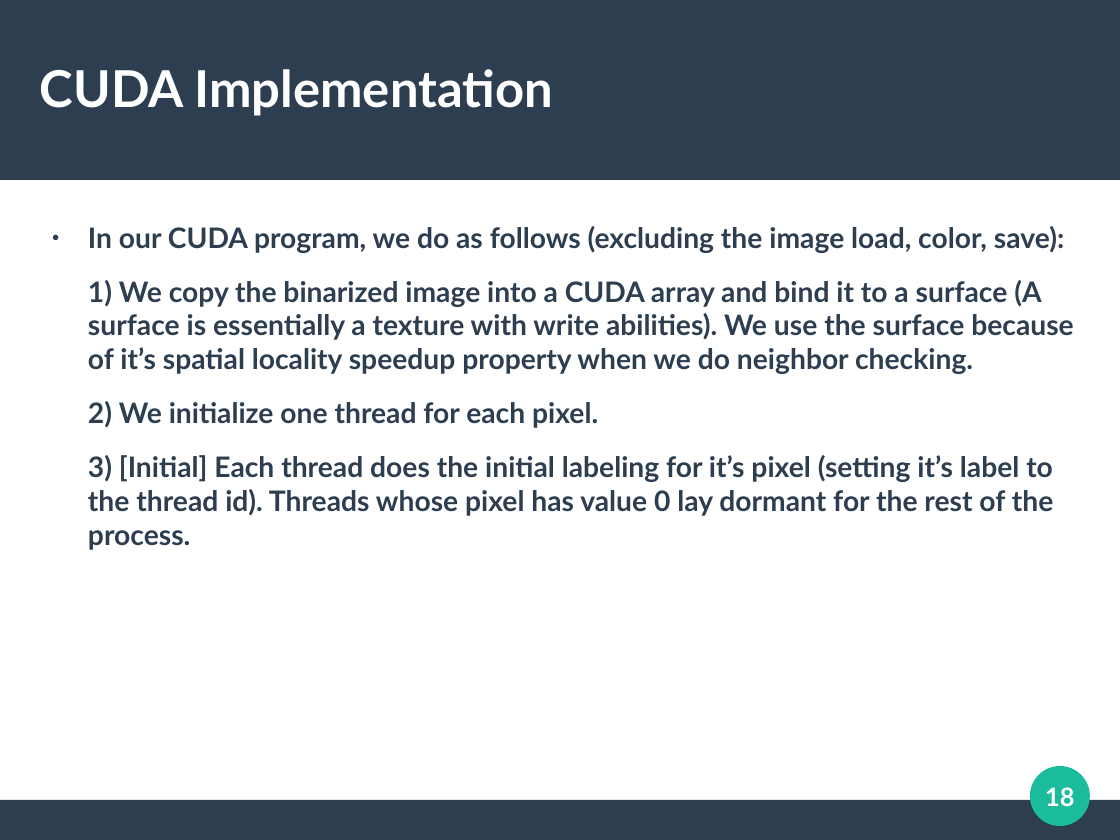
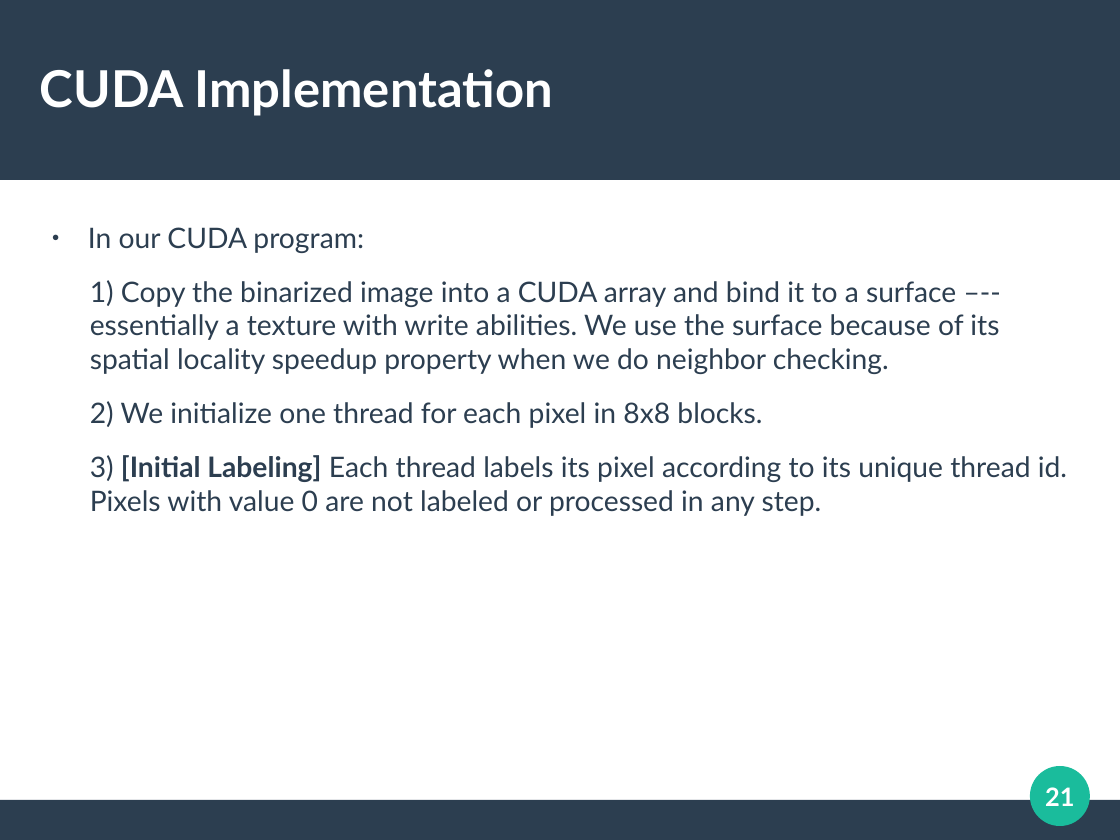
Before and after one commit to cycraig/ConnectedComponentsLabelling, a slide deck: slide 21 of presentation/Presentation.odp (slide 18 before the commit). Drawn at 1120x840 pixels with LibreOffice and Linux fonts; fonts in the diff are those of the drawing. Boxes give left, top, right and bottom in pixels: in the first picture for what was removed or moved away, otherwise in the second. Text is boxed around its words. In the diff, an @@ line names an element or a change of style, - is before the commit and + after.

```diff
--- a/presentation/Presentation.odp
+++ b/presentation/Presentation.odp
@@ text at box(88, 227, 1067, 516): text changed; bold off @@
-● In our CUDA program, we do as follows (excluding the image load, color, save):
-1) We copy the binarized image into a CUDA array and bind it to a surface (A surface is essentially a texture with write abilities). We use the surface because of it’s spatial locality speedup property when we do neighbor checking.
-2) We initialize one thread for each pixel.
-3) [Initial] Each thread does the initial labeling for it’s pixel (setting it’s label to the thread id). Threads whose pixel has value 0 lay dormant for the rest of the process.
+● In our CUDA program:
+1) Copy the binarized image into a CUDA array and bind it to a surface –-- essentially a texture with write abilities. We use the surface because of its spatial locality speedup property when we do neighbor checking.
+2) We initialize one thread for each pixel in 8x8 blocks.
+3) [Initial Labeling] Each thread labels its pixel according to its unique thread id. Pixels with value 0 are not labeled or processed in any step.
@@ page number at box(1045, 787, 1074, 806): text changed @@
-18
+21
```
Also in this commit, not shown: 26 other slides changed, 4 slides added, 1 slide removed, 4 other files.
